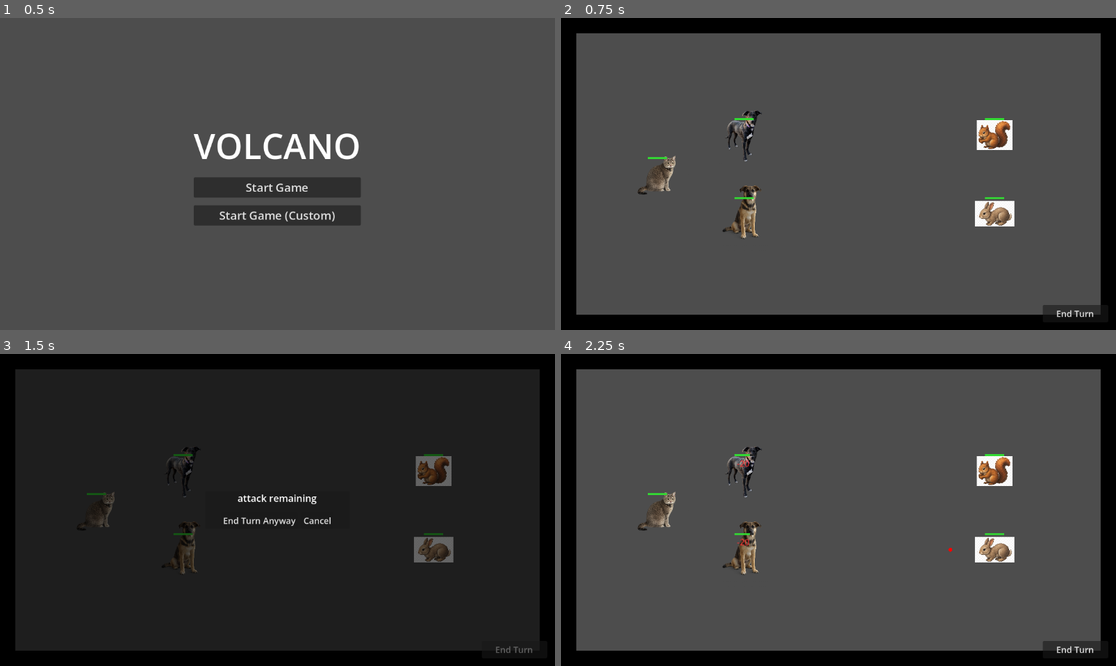
Above: before the commit, frames 1-4 (two rows, left to right).
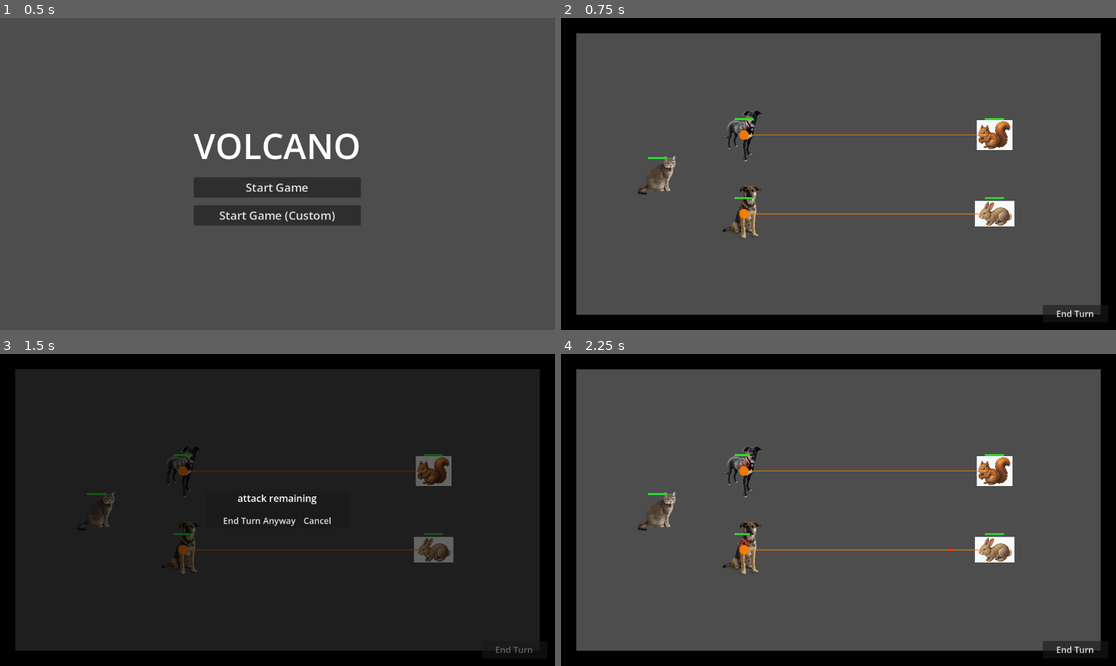
Above: after the commit, the same moments.

Repository: forsman5/volcano
Game: Godot game, scene res://scenes/menu.tscn
Two runs of this game, one before a commit and one after it. Both use one fixed random seed, a clock stepped at 60 frames per second and the inputs below.
Inputs:
- Up to frame 1 (0.5 s): no input
- Up to frame 2 (0.75 s): click "Start Game" at 0.5 s
- Up to frame 3 (1.5 s): click "End Turn" at 1.25 s
- Up to frame 4 (2.25 s): click "End Turn Anyway" at 2 s

Frame 1 is identical in both runs. In frame 2, 0.5% of the frame differs, in the area x 32-79%, y 35-65%; in frame 3, 0.4%; in frame 4, 0.5%.

Commit message:
Add enemy pending action display with Show Enemy Targets flag
Enemies now pick their targets at the end of each turn (and at spawn),
so their intended action is visible during the planning phase.

With Show Enemy Targets enabled: orange overlay arrows show who each
enemy is targeting, and clicking an enemy opens the selection panel
in read-only mode (no action buttons, right-click does nothing).
Flag defaults to on and is configurable via Custom Start.

Co-Authored-By: Claude Sonnet 4.6 <noreply@anthropic.com>

Diff:
--- a/scenes/enemy.tscn
+++ b/scenes/enemy.tscn
@@ -3,6 +3,9 @@
 [ext_resource type="Script" path="res://scripts/enemy.gd" id="1_enemy_gd"]
 
 [sub_resource type="CircleShape2D" id="CircleShape2D_enemy"]
+radius = 25.0
+
+[sub_resource type="CircleShape2D" id="CircleShape2D_click"]
 radius = 25.0
 
 [sub_resource type="CircleShape2D" id="CircleShape2D_target"]
@@ -17,6 +20,11 @@
 [node name="CollisionShape2D" type="CollisionShape2D" parent="."]
 shape = SubResource("CircleShape2D_enemy")
 
+[node name="Area2D" type="Area2D" parent="."]
+
+[node name="CollisionShape2D" type="CollisionShape2D" parent="Area2D"]
+shape = SubResource("CircleShape2D_click")
+
 [node name="TargetArea" type="Area2D" parent="."]
 
 [node name="CollisionShape2D" type="CollisionShape2D" parent="TargetArea"]
--- a/scenes/menu.tscn
+++ b/scenes/menu.tscn
@@ -93,6 +93,15 @@
 [node name="CombatTextCheck" type="CheckBox" parent="ConfigOverlay/PanelCenter/Panel/Content/CombatTextRow"]
 button_pressed = true
 
+[node name="EnemyPendingRow" type="HBoxContainer" parent="ConfigOverlay/PanelCenter/Panel/Content"]
+
+[node name="EnemyPendingLabel" type="Label" parent="ConfigOverlay/PanelCenter/Panel/Content/EnemyPendingRow"]
+text = "Show Enemy Targets:"
+size_flags_horizontal = 3
+
+[node name="EnemyPendingCheck" type="CheckBox" parent="ConfigOverlay/PanelCenter/Panel/Content/EnemyPendingRow"]
+button_pressed = true
+
 [node name="Buttons" type="HBoxContainer" parent="ConfigOverlay/PanelCenter/Panel/Content"]
 theme_override_constants/separation = 8
 alignment = 1
--- a/scripts/base_unit.gd
+++ b/scripts/base_unit.gd
@@ -34,6 +34,10 @@
 		_health_bar.position = Vector2(0.0, -35.0)
 		add_child(_health_bar)
 		_health_bar.setup(health, max_health)
+
+
+func set_selected(_selected: bool) -> void:
+	pass
 
 
 func set_pending_attack(target: Node2D) -> void:
--- a/scripts/enemy.gd
+++ b/scripts/enemy.gd
@@ -3,9 +3,12 @@
 
 enum BehaviorType { MELEE_CHASER, RANGED_FLEEING }
 
+signal clicked(enemy: EnemyUnit)
+
 @export var behavior: BehaviorType = BehaviorType.MELEE_CHASER
 
 @onready var _sprite: Sprite2D = $Sprite2D
+@onready var _area: Area2D = $Area2D
 
 
 func _ready() -> void:
@@ -16,13 +19,22 @@
 	super._ready()
 	if unit_texture:
 		_sprite.texture = unit_texture
+	_area.input_event.connect(_on_area_input_event)
 
 
-func begin_execution() -> void:
+func set_selected(selected: bool) -> void:
+	_sprite.modulate = Color(1.0, 0.5, 0.5) if selected else Color.WHITE
+
+
+func pick_target() -> void:
 	var nearest := _nearest_hero()
 	if nearest == null:
 		return
 	set_pending_attack(nearest)
+
+
+func begin_execution() -> void:
+	super.begin_execution()
 
 
 func end_execution() -> void:
@@ -43,3 +55,12 @@
 			nearest_dist = d
 			nearest = hero
 	return nearest
+
+
+func _on_area_input_event(_viewport: Node, event: InputEvent, _shape_idx: int) -> void:
+	if not GameConfig.show_enemy_pending:
+		return
+	if event is InputEventMouseButton:
+		var mb := event as InputEventMouseButton
+		if mb.button_index == MOUSE_BUTTON_LEFT and mb.pressed:
+			clicked.emit(self)
--- a/scripts/game_config.gd
+++ b/scripts/game_config.gd
@@ -9,6 +9,7 @@
 	"enemy_count",
 	"show_health_bars",
 	"show_combat_text",
+	"show_enemy_pending",
 ]
 
 const DEFAULTS := {
@@ -16,12 +17,14 @@
 	"enemy_count": 2,
 	"show_health_bars": true,
 	"show_combat_text": true,
+	"show_enemy_pending": true,
 }
 
 var ally_count: int = 2
 var enemy_count: int = 2
 var show_health_bars: bool = true
 var show_combat_text: bool = true
+var show_enemy_pending: bool = true
 var unit_weapons: Array[int] = []
 
 
--- a/scripts/main.gd
+++ b/scripts/main.gd
@@ -13,7 +13,7 @@
 	preload("res://assets/enemy2.png"),
 ]
 
-var selected_unit: PlayerUnit = null
+var selected_unit: BaseUnit = null
 var _enemies_remaining: int = 0
 var _player_units: Array[PlayerUnit] = []
 var _enemy_units: Array[EnemyUnit] = []
@@ -97,8 +97,17 @@
 		enemy.unit_name = "Enemy %d" % (i + 1)
 		enemy.behavior = EnemyUnit.BehaviorType.RANGED_FLEEING if i == 1 else EnemyUnit.BehaviorType.MELEE_CHASER
 		enemy.died.connect(_on_enemy_died)
+		enemy.died.connect(func():
+			if selected_unit == enemy:
+				selected_unit = null
+				_update_selection_panel()
+		)
+		enemy.clicked.connect(_on_unit_clicked)
 		add_child(enemy)
 		_enemy_units.append(enemy)
+
+	for enemy in _enemy_units:
+		enemy.pick_target()
 
 
 func _pick_texture(prefix: String, index: int, fallbacks: Array) -> Texture2D:
@@ -138,6 +147,13 @@
 			var line_col := Color(0.2, 1.0, 0.3, 0.7) if unit.heals else Color(1.0, 0.2, 0.2, 0.7)
 			_overlay.draw_circle(unit._pending_attack_target.global_position, 10.0, col)
 			_overlay.draw_line(unit.global_position, unit._pending_attack_target.global_position, line_col, 2.0)
+	if GameConfig.show_enemy_pending:
+		for enemy in _enemy_units:
+			if not is_instance_valid(enemy):
+				continue
+			if enemy._has_pending_attack and is_instance_valid(enemy._pending_attack_target):
+				_overlay.draw_circle(enemy._pending_attack_target.global_position, 10.0, Color(1.0, 0.5, 0.0, 0.9))
+				_overlay.draw_line(enemy.global_position, enemy._pending_attack_target.global_position, Color(1.0, 0.5, 0.0, 0.7), 2.0)
 
 
 func _enemy_at(pos: Vector2) -> EnemyUnit:
@@ -165,7 +181,7 @@
 	if event is InputEventMouseButton:
 		var mb := event as InputEventMouseButton
 		if mb.button_index == MOUSE_BUTTON_RIGHT and mb.pressed:
-			if selected_unit != null:
+			if selected_unit != null and selected_unit is PlayerUnit:
 				var action_idx := _active_action_index if _active_action_index >= 0 else 0
 				var current_action: ActionDef = null
 				if selected_unit.actions.size() > action_idx:
@@ -245,6 +261,7 @@
 	for enemy in _enemy_units:
 		if is_instance_valid(enemy):
 			enemy.end_execution()
+			enemy.pick_target()
 	_overlay.queue_redraw()
 	_update_selection_panel()
 
@@ -279,7 +296,7 @@
 	get_tree().change_scene_to_file("res://scenes/menu.tscn")
 
 
-func _on_unit_clicked(unit: PlayerUnit) -> void:
+func _on_unit_clicked(unit: BaseUnit) -> void:
 	if selected_unit != null and selected_unit != unit:
 		selected_unit.set_selected(false)
 		_reset_action_state()
--- a/scripts/menu.gd
+++ b/scripts/menu.gd
@@ -5,6 +5,7 @@
 @onready var _enemy_spin: SpinBox = $ConfigOverlay/PanelCenter/Panel/Content/EnemyRow/EnemySpinBox
 @onready var _health_bars_check: CheckBox = $ConfigOverlay/PanelCenter/Panel/Content/HealthBarsRow/HealthBarsCheck
 @onready var _combat_text_check: CheckBox = $ConfigOverlay/PanelCenter/Panel/Content/CombatTextRow/CombatTextCheck
+@onready var _enemy_pending_check: CheckBox = $ConfigOverlay/PanelCenter/Panel/Content/EnemyPendingRow/EnemyPendingCheck
 
 # Maps GameConfig field name → [control_node, control_property].
 # To add a new persisted field: add it here + one entry in game_config.gd's USER_FIELDS.
@@ -20,8 +21,9 @@
 	_field_map = {
 		"ally_count":       [_ally_spin,          "value"],
 		"enemy_count":      [_enemy_spin,          "value"],
-		"show_health_bars": [_health_bars_check,   "button_pressed"],
-		"show_combat_text": [_combat_text_check,   "button_pressed"],
+		"show_health_bars":     [_health_bars_check,    "button_pressed"],
+		"show_combat_text":     [_combat_text_check,    "button_pressed"],
+		"show_enemy_pending":   [_enemy_pending_check,  "button_pressed"],
 	}
 	_sync_ui_from_config()
 
--- a/scripts/selection_panel.gd
+++ b/scripts/selection_panel.gd
@@ -13,14 +13,14 @@
 @onready var _action_buttons: VBoxContainer = $Margin/HBox/ActionButtons
 
 var _button_group: ButtonGroup
-var _displayed_unit: PlayerUnit = null
+var _displayed_unit: BaseUnit = null
 
 
 func _ready() -> void:
 	_button_group = ButtonGroup.new()
 
 
-func refresh(unit: PlayerUnit) -> void:
+func refresh(unit: BaseUnit) -> void:
 	if unit == null or not is_instance_valid(unit):
 		visible = false
 		_displayed_unit = null
@@ -47,7 +47,7 @@
 		_rebuild_action_buttons(unit)
 
 
-func _rebuild_action_buttons(unit: PlayerUnit) -> void:
+func _rebuild_action_buttons(unit: BaseUnit) -> void:
 	for child in _action_buttons.get_children():
 		child.queue_free()
 	for i in unit.actions.size():
